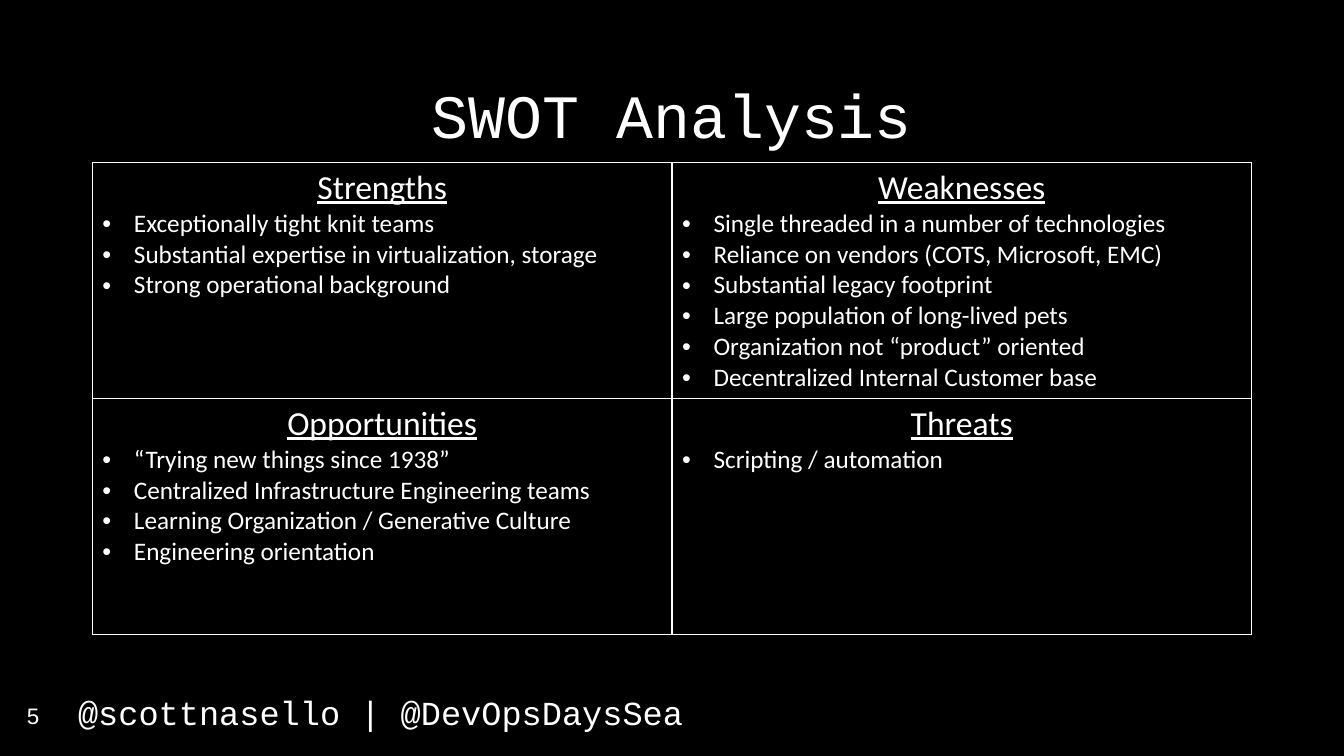
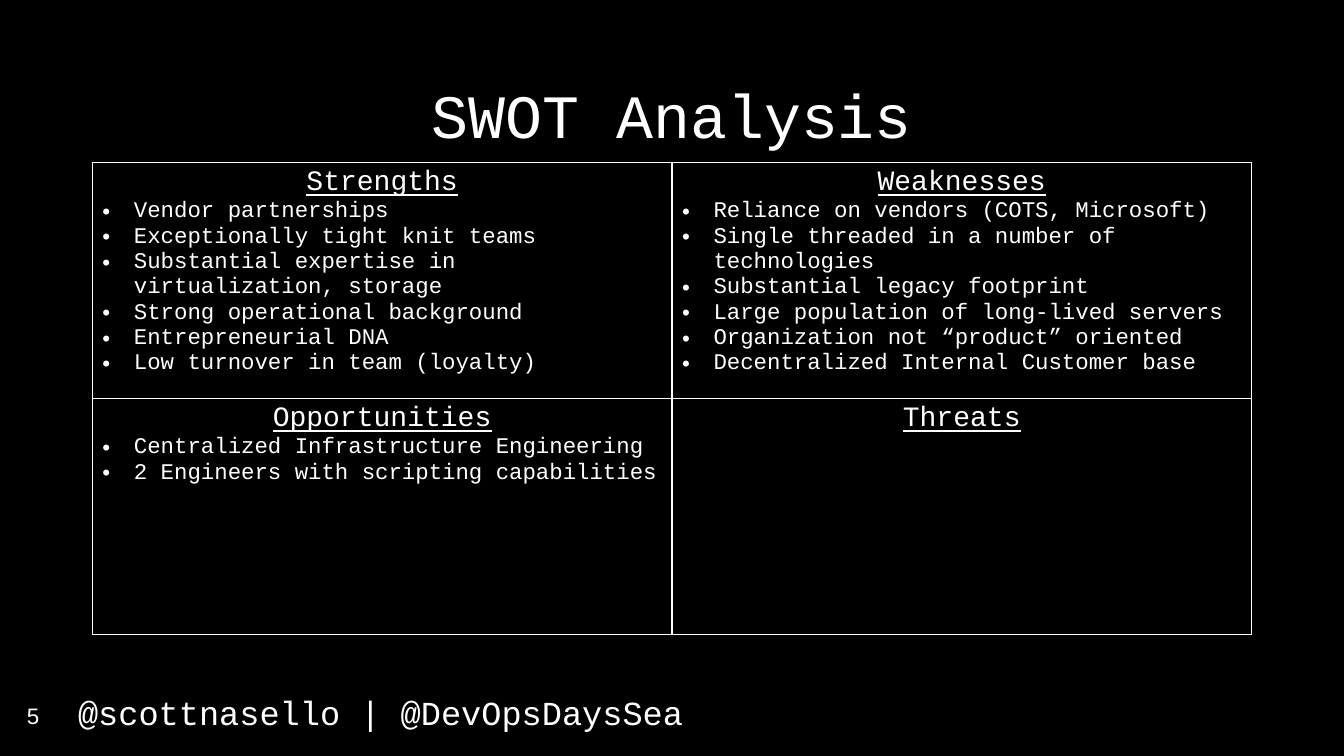
Before and after one commit to scottnasello/talks, a slide deck: slide 5 of 2017-04-26 Seattle DevOpsDays/DevOpsDays Seattle.pptx. Drawn at 1344x756 pixels with LibreOffice and Linux fonts; fonts in the diff are those of the drawing. Boxes give left, top, right and bottom in pixels: in the first picture for what was removed or moved away, otherwise in the second. Text is boxed around its words. In the diff, an @@ line names an element or a change of style, - is before the commit and + after.

```diff
--- a/2017-04-26 Seattle DevOpsDays/DevOpsDays Seattle.pptx
+++ b/2017-04-26 Seattle DevOpsDays/DevOpsDays Seattle.pptx
@@ table at [93,162,1252,634] @@
-row 1, column 1: Strengths / Exceptionally tight knit teams / Substantial expertise in virtualization, storage / Strong operational background
+row 1, column 1: Strengths / Vendor partnerships / Exceptionally tight knit teams / Substantial expertise in virtualization, storage / Strong operational background / Entrepreneurial DNA / Low turnover in team (loyalty)
-row 1, column 2: Weaknesses / Single threaded in a number of technologies / Reliance on vendors (COTS, Microsoft, EMC) / Substantial legacy footprint / Large population of long-lived pets / Organization not “product” oriented / Decentralized Internal Customer base
+row 1, column 2: Weaknesses / Reliance on vendors (COTS, Microsoft) / Single threaded in a number of technologies / Substantial legacy footprint / Large population of long-lived servers / Organization not “product” oriented / Decentralized Internal Customer base
-row 2, column 1: Opportunities / “Trying new things since 1938” / Centralized Infrastructure Engineering teams / Learning Organization / Generative Culture / Engineering orientation
+row 2, column 1: Opportunities / Centralized Infrastructure Engineering / 2 Engineers with scripting capabilities
-row 2, column 2: Threats / Scripting / automation
+row 2, column 2: Threats
```
Also in this commit, not shown: 3 other slides changed, 16 slides added, 2 other files.
